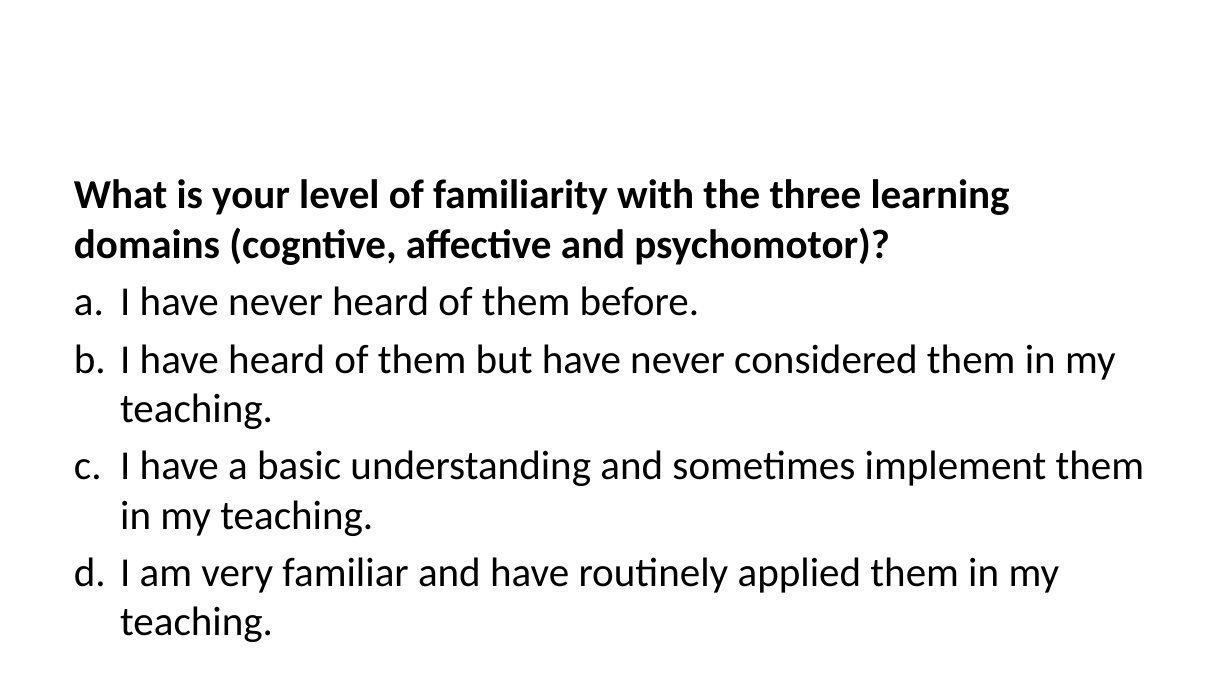
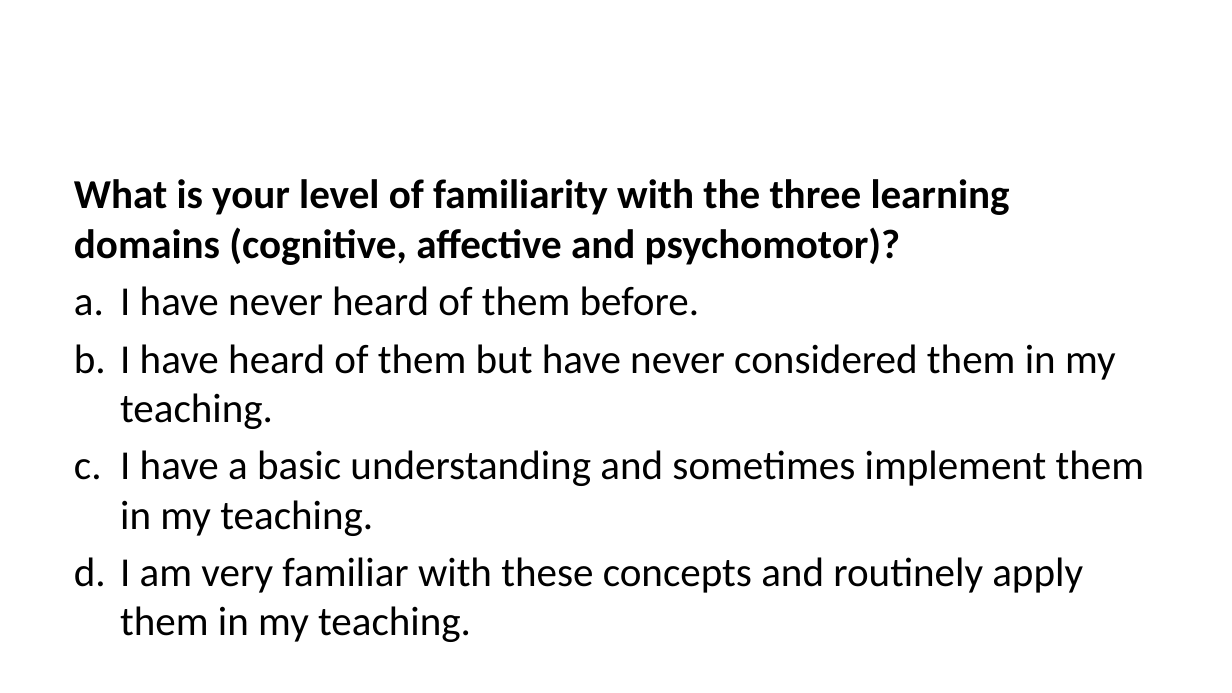
Before and after one commit to lmu-osc/train-the-trainer-student-track-pedagogy, a slide deck: slide 62 of materials/PMM-M1/PMM-M1-S1-Core-Didactic-Principles/PMM-M1-S1-Core-Didactic-Principles-slides.pptx (slide 53 before the commit). Drawn at 1232x693 pixels with LibreOffice and Linux fonts; fonts in the diff are those of the drawing. Boxes give left, top, right and bottom in pixels: in the first picture for what was removed or moved away, otherwise in the second. Text is boxed around its words. In the diff, an @@ line names an element or a change of style, - is before the commit and + after.

```diff
--- a/materials/PMM-M1/PMM-M1-S1-Core-Didactic-Principles/PMM-M1-S1-Core-Didactic-Principles-slides.pptx
+++ b/materials/PMM-M1/PMM-M1-S1-Core-Didactic-Principles/PMM-M1-S1-Core-Didactic-Principles-slides.pptx
@@ text at bbox=[74, 179, 1010, 265]: text changed @@
-What is your level of familiarity with the three learning domains (cogntive, affective and psychomotor)?
+What is your level of familiarity with the three learning domains (cognitive, affective and psychomotor)?
@@ text at bbox=[120, 557, 1083, 642]: text changed @@
-d. I am very familiar and have routinely applied them in my teaching.
+d. I am very familiar with these concepts and routinely apply them in my teaching.
```
Also in this commit, not shown: 29 other slides changed, 9 slides added, 48 other files.
